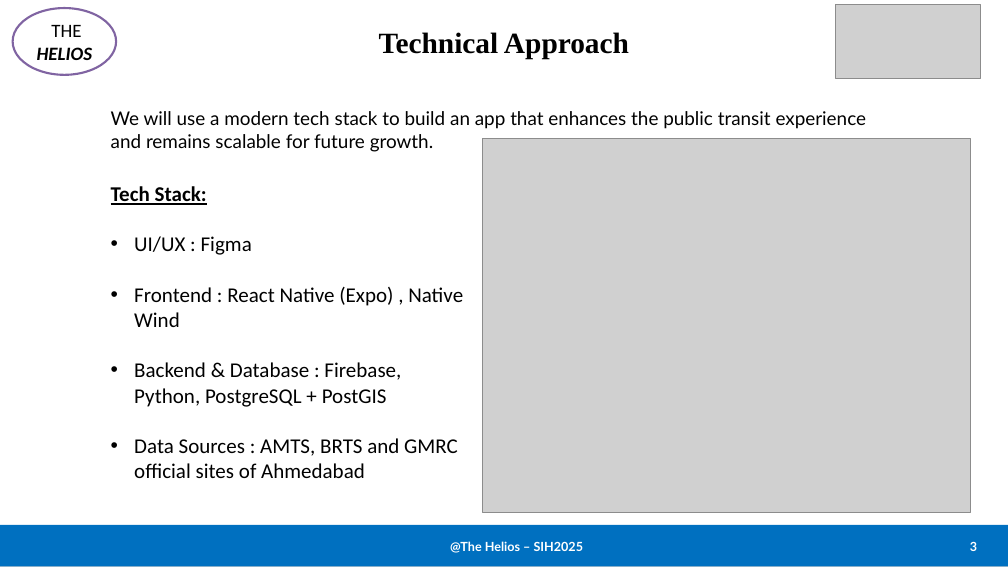
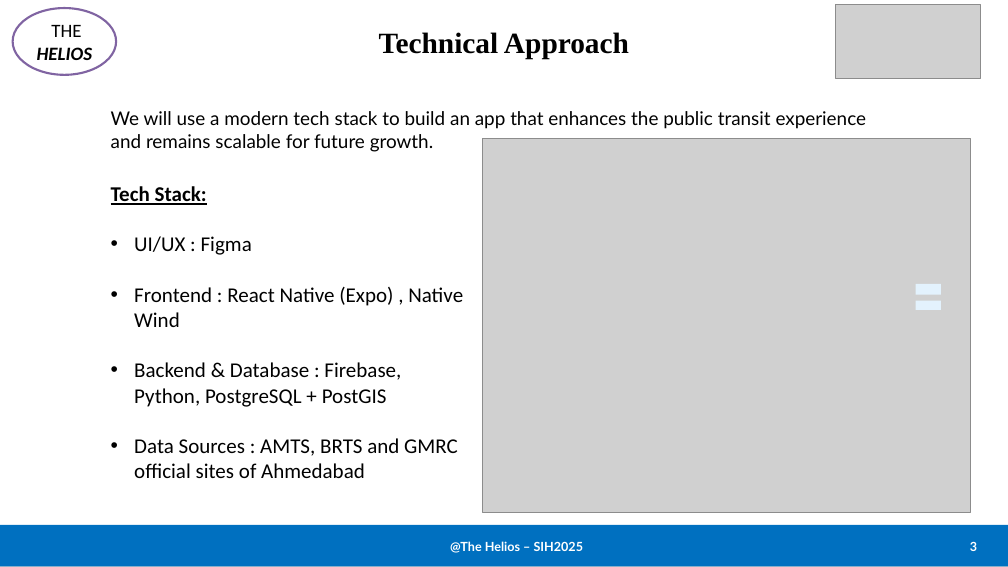
Before and after one commit to vrushal09/SIH_2025, a slide deck: slide 3 of Research/Docs/SIH2025_PPT.pptx. Drawn at 1008x567 pixels with LibreOffice and Linux fonts; fonts in the diff are those of the drawing; grey boxes stand for pictures. Boxes give left, top, right and bottom in pixels: in the first picture for what was removed or moved away, otherwise in the second. Text is boxed around its words. In the diff, an @@ line names an element or a change of style, - is before the commit and + after.

```diff
--- a/Research/Docs/SIH2025_PPT.pptx
+++ b/Research/Docs/SIH2025_PPT.pptx
@@ rectangle added at box(916, 284, 941, 294), fill #E3F2FD @@
@@ rectangle added at box(916, 301, 941, 310), fill #E3F2FD @@
```
Also in this commit, not shown: 8 other files.
